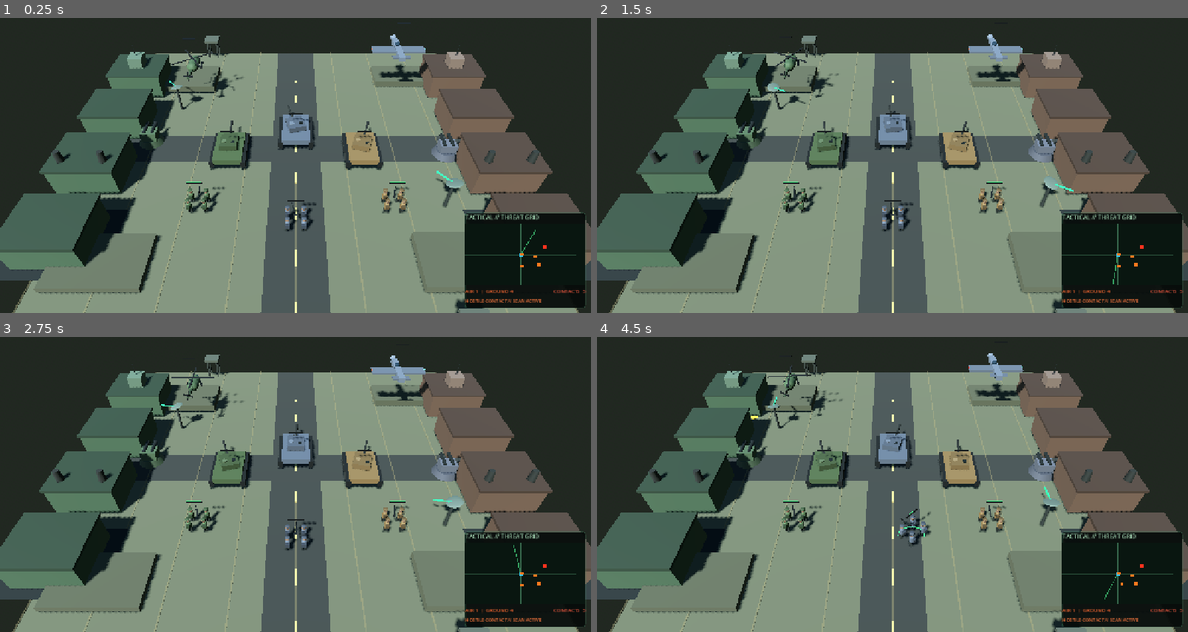
Above: before the commit, frames 1-4 (two rows, left to right).
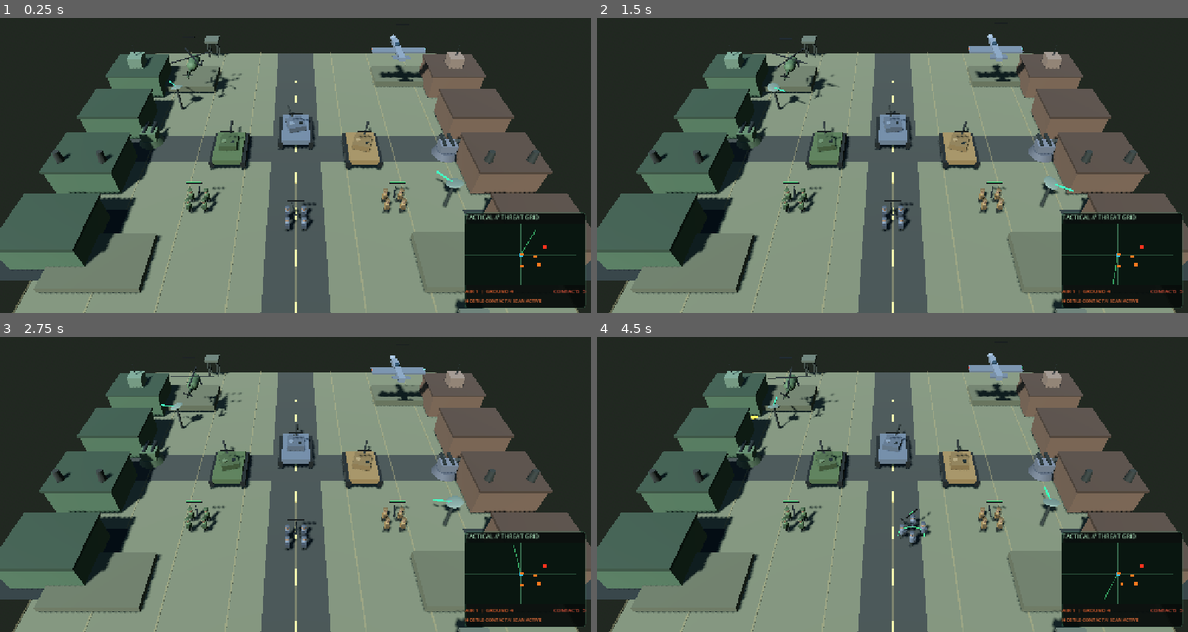
Above: after the commit, the same moments.

Repository: Jamalalbaroty/storm-generals-mobil
Game: Godot game, scene res://prototype_3d/battlefield_3d.tscn
Two runs of this game, one before a commit and one after it. Both use one fixed random seed, a clock stepped at 60 frames per second and the inputs below. This scene is started directly instead of the project's main scene.
Inputs (mouse positions are in pixels of both pictures, inside the frame that each line leads up to):
- Up to frame 1 (0.25 s): no input
- Up to frame 2 (1.5 s): move the mouse to (1022, 130) at 0.52 s; click (1022, 130) at 0.67 s; drag from (774, 162) to (862, 212) at 1.27 s
- Up to frame 3 (2.75 s): move the mouse to (354, 393) at 2.02 s; click (354, 393) at 2.17 s
- Up to frame 4 (4.5 s): drag from (862, 531) to (715, 416) at 2.77 s; move the mouse to (1069, 516) at 3.52 s; click (1069, 516) at 3.67 s; drag from (715, 416) to (803, 384) at 4.27 s

The runs differ from the first frame. In frame 1, 0.3% of the frame differs, in the area x 29-73%, y 5-67%; in frame 2, 0.2%; in frame 3, 0.2%; in frame 4, 0.3%.

Commit message:
feat: add specialized 3D defensive and support buildings

Diff:
--- a/prototype_3d/battlefield_3d.gd
+++ b/prototype_3d/battlefield_3d.gd
@@ -316,9 +316,16 @@
 		apron.material_override = apron_material
 		building.add_child(apron)
 
+	var body_size := Vector3(6.2, 3.0, 5.2)
+	if kind == "shipyard":
+		body_size = Vector3(8.0, 2.2, 6.5)
+	elif kind == "missile_silo" or kind == "missile_defense":
+		body_size = Vector3(5.8, 2.2, 5.0)
+	elif kind == "power_plant":
+		body_size = Vector3(6.8, 3.0, 5.8)
 	var body := MeshInstance3D.new()
 	var body_mesh := BoxMesh.new()
-	body_mesh.size = Vector3(6.2, 3.0, 5.2)
+	body_mesh.size = body_size
 	body.mesh = body_mesh
 	body.position.y = 1.5
 	body.material_override = _make_armour_material(tint)
@@ -408,6 +415,97 @@
 			light_material.emission_energy_multiplier = 1.3
 			runway_light.material_override = light_material
 			building.add_child(runway_light)
+
+	elif kind == "turret" or kind == "anti_air":
+		var mount := MeshInstance3D.new()
+		var mount_mesh := CylinderMesh.new()
+		mount_mesh.top_radius = 1.05
+		mount_mesh.bottom_radius = 1.35
+		mount_mesh.height = 0.72
+		mount.mesh = mount_mesh
+		mount.position.y = 3.35
+		mount.material_override = _make_armour_material(tint.darkened(0.18))
+		building.add_child(mount)
+		for barrel_index in range(2 if kind == "anti_air" else 1):
+			var barrel := MeshInstance3D.new()
+			var barrel_mesh := BoxMesh.new()
+			barrel_mesh.size = Vector3(0.20, 0.22, 2.25)
+			barrel.mesh = barrel_mesh
+			barrel.position = Vector3(-0.22 + float(barrel_index) * 0.44, 3.55, -1.55)
+			barrel.material_override = _make_armour_material(Color(0.12, 0.14, 0.13))
+			building.add_child(barrel)
+	elif kind == "missile_silo":
+		var silo := MeshInstance3D.new()
+		var silo_mesh := CylinderMesh.new()
+		silo_mesh.top_radius = 0.82
+		silo_mesh.bottom_radius = 1.02
+		silo_mesh.height = 2.8
+		silo.mesh = silo_mesh
+		silo.position = Vector3(0.0, 4.65, 0.0)
+		silo.material_override = _make_armour_material(Color(0.24, 0.27, 0.24))
+		building.add_child(silo)
+		var hatch := MeshInstance3D.new()
+		var hatch_mesh := CylinderMesh.new()
+		hatch_mesh.top_radius = 1.12
+		hatch_mesh.bottom_radius = 1.12
+		hatch_mesh.height = 0.16
+		hatch.mesh = hatch_mesh
+		hatch.position = Vector3(0.0, 6.12, 0.0)
+		hatch.material_override = _make_armour_material(Color(0.48, 0.43, 0.31))
+		building.add_child(hatch)
+	elif kind == "missile_defense":
+		var radar_mast := MeshInstance3D.new()
+		var mast_mesh := CylinderMesh.new()
+		mast_mesh.top_radius = 0.06
+		mast_mesh.bottom_radius = 0.12
+		mast_mesh.height = 3.1
+		radar_mast.mesh = mast_mesh
+		radar_mast.position = Vector3(0.0, 4.75, 0.0)
+		radar_mast.material_override = _make_armour_material(Color(0.14, 0.17, 0.16))
+		building.add_child(radar_mast)
+		var dish := MeshInstance3D.new()
+		var dish_mesh := SphereMesh.new()
+		dish_mesh.radius = 0.78
+		dish_mesh.height = 0.28
+		dish.mesh = dish_mesh
+		dish.position = Vector3(0.0, 6.35, -0.12)
+		dish.rotation.x = -0.48
+		dish.material_override = _make_armour_material(Color(0.62, 0.68, 0.65))
+		building.add_child(dish)
+	elif kind == "power_plant":
+		for side in [-1.0, 1.0]:
+			var cooling_tower := MeshInstance3D.new()
+			var tower_mesh := CylinderMesh.new()
+			tower_mesh.top_radius = 0.62
+			tower_mesh.bottom_radius = 0.92
+			tower_mesh.height = 2.5
+			cooling_tower.mesh = tower_mesh
+			cooling_tower.position = Vector3(side * 1.8, 4.2, 0.5)
+			cooling_tower.material_override = _make_armour_material(Color(0.55, 0.54, 0.45))
+			building.add_child(cooling_tower)
+	elif kind == "shipyard":
+		var dock := MeshInstance3D.new()
+		var dock_mesh := BoxMesh.new()
+		dock_mesh.size = Vector3(10.0, 0.24, 8.5)
+		dock.mesh = dock_mesh
+		dock.position = Vector3(0.0, 0.12, 0.0)
+		dock.material_override = _make_armour_material(Color(0.22, 0.29, 0.30))
+		building.add_child(dock)
+		for side in [-1.0, 1.0]:
+			var crane_leg := MeshInstance3D.new()
+			var leg_mesh := BoxMesh.new()
+			leg_mesh.size = Vector3(0.22, 3.8, 0.22)
+			crane_leg.mesh = leg_mesh
+			crane_leg.position = Vector3(side * 3.3, 4.8, -1.8)
+			crane_leg.material_override = _make_armour_material(Color(0.78, 0.58, 0.20))
+			building.add_child(crane_leg)
+		var crane_beam := MeshInstance3D.new()
+		var beam_mesh := BoxMesh.new()
+		beam_mesh.size = Vector3(7.0, 0.24, 0.24)
+		crane_beam.mesh = beam_mesh
+		crane_beam.position = Vector3(0.0, 6.65, -1.8)
+		crane_beam.material_override = _make_armour_material(Color(0.78, 0.58, 0.20))
+		building.add_child(crane_beam)
 
 	if show_progress:
 		building.set_meta("construction_progress", clampf(build_progress, 0.0, 1.0))
